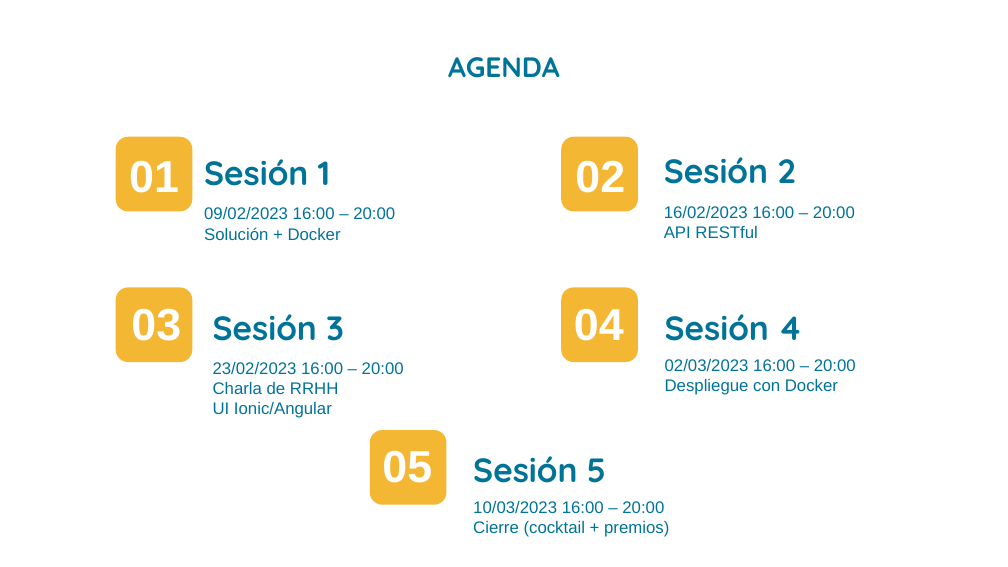
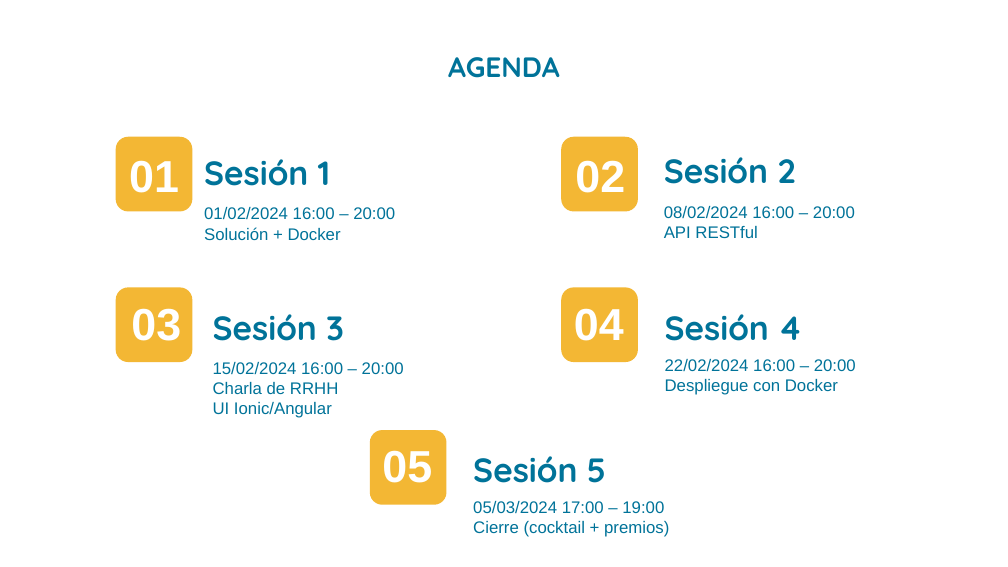
Before and after one commit to grupoinetel/curso-devops-ulpgc, a slide deck: slide 2 of ppt/curso-devops-ulpgc.pptx. Drawn at 1008x567 pixels with LibreOffice and Linux fonts; fonts in the diff are those of the drawing; background and template pictures are left out. Boxes give left, top, right and bottom in pixels: in the first picture for what was removed or moved away, otherwise in the second. Text is boxed around its words. In the diff, an @@ line names an element or a change of style, - is before the commit and + after.

Commit message:
Ajustada la agenda

```diff
--- a/ppt/curso-devops-ulpgc.pptx
+++ b/ppt/curso-devops-ulpgc.pptx
@@ subtitle at (204,207,395,220): text changed @@
-09/02/2023 16:00 – 20:00
+01/02/2024 16:00 – 20:00
@@ subtitle at (664,206,855,219): text changed @@
-16/02/2023 16:00 – 20:00
+08/02/2024 16:00 – 20:00
@@ subtitle at (665,359,856,371): text changed @@
-02/03/2023 16:00 – 20:00
+22/02/2024 16:00 – 20:00
@@ subtitle at (213,362,404,375): text changed @@
-23/02/2023 16:00 – 20:00
+15/02/2024 16:00 – 20:00
@@ text at (473,501,664,514): text changed @@
-10/03/2023 16:00 – 20:00
+05/03/2024 17:00 – 19:00
```
